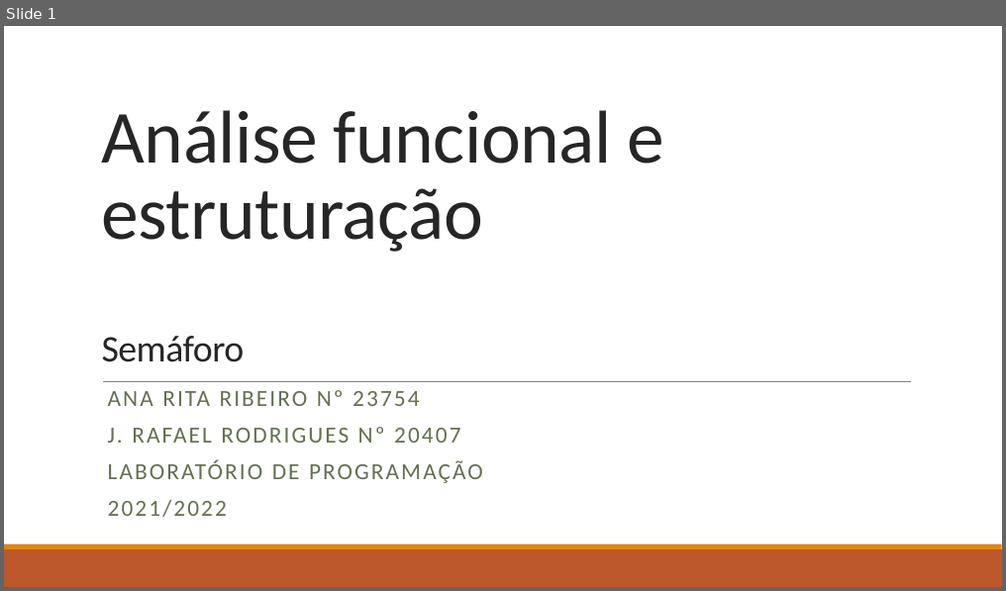
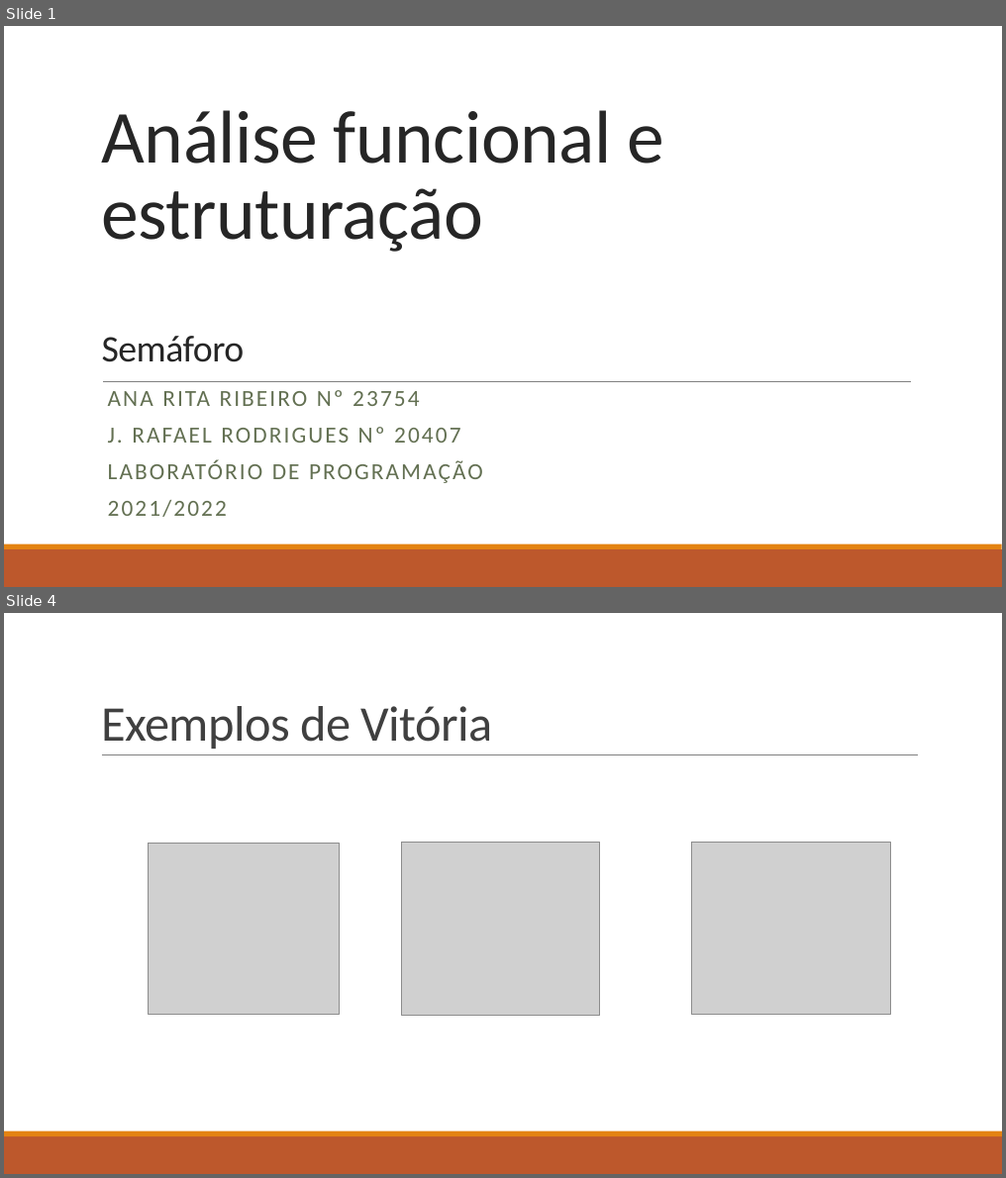
Before and after one commit to rafar99/SemaforoTP, a slide deck: Análise funcional e estruturação.pptx. Shown one above the other, each under a label of ours: slide 1 before the commit, slides 1 and 4 after it; the slides between them are not shown. The pictures are 1006x591 and 1006x1178 pixels, drawn with LibreOffice and Linux fonts; fonts in the diff are those of the drawing; grey boxes stand for pictures. Boxes give left, top, right and bottom in pixels: in the first picture for what was removed or moved away, otherwise in the second. Text is boxed around its words. In the diff, an @@ line names an element or a change of style, - is before the commit and + after.

```diff
--- a/Análise funcional e estruturação.pptx
+++ b/Análise funcional e estruturação.pptx
@@ slide 4 added at (4, 613, 1002, 1174), background #FFFFFF; not listed: 2 template elements that a slide beside it also shows @@
@@ title added at (101, 706, 493, 749), 48 pt, text #404040 @@
+Exemplos de Vitória
@@ line added from (102, 756) to (918, 756), #808080 0.5 pt @@
@@ picture added at (148, 844, 339, 1014) @@
@@ picture added at (402, 842, 600, 1016) @@
@@ picture added at (692, 842, 891, 1014) @@
```
Also in this commit, not shown: 2 other slides added, 2 slides removed.
